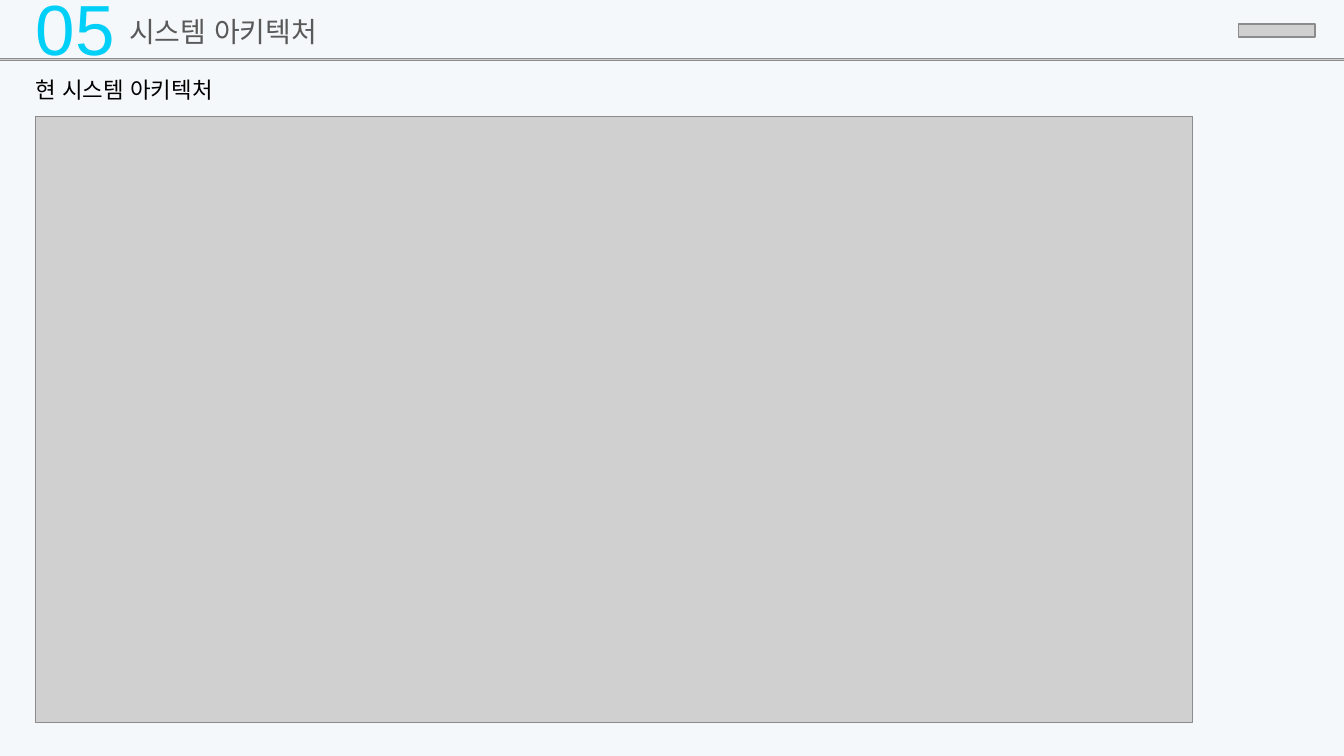
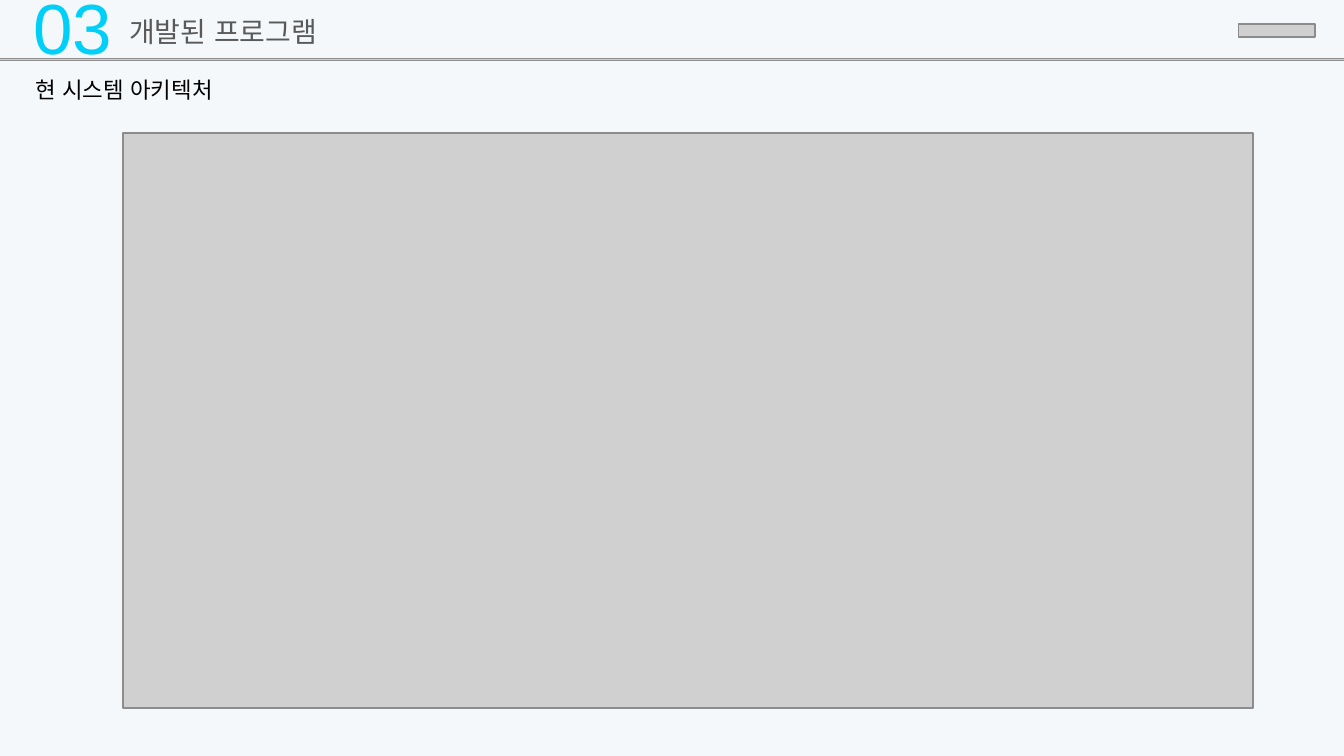
Before and after one commit to SKNETWORKS-FAMILY-AICAMP/SKN12-3RD-5TEAM, a slide deck: slide 5 of 산출물/5조 PPT.pptx (slide 15 before the commit). Drawn at 1344x756 pixels with LibreOffice and Linux fonts; fonts in the diff are those of the drawing; grey boxes stand for pictures. Boxes give left, top, right and bottom in pixels: in the first picture for what was removed or moved away, otherwise in the second. Text is boxed around its words. In the diff, an @@ line names an element or a change of style, - is before the commit and + after.

```diff
--- a/산출물/5조 PPT.pptx
+++ b/산출물/5조 PPT.pptx
@@ text at [33, 4, 112, 61]: text changed @@
-05
+03
@@ text at [129, 19, 317, 44]: text changed @@
-시스템 아키텍처
+개발된 프로그램
@@ picture: place and size @@
-picture at [35, 117, 1192, 723]
+picture at [122, 133, 1253, 708]
```
Also in this commit, not shown: 11 other slides changed, 10 slides added, 4 slides removed.
